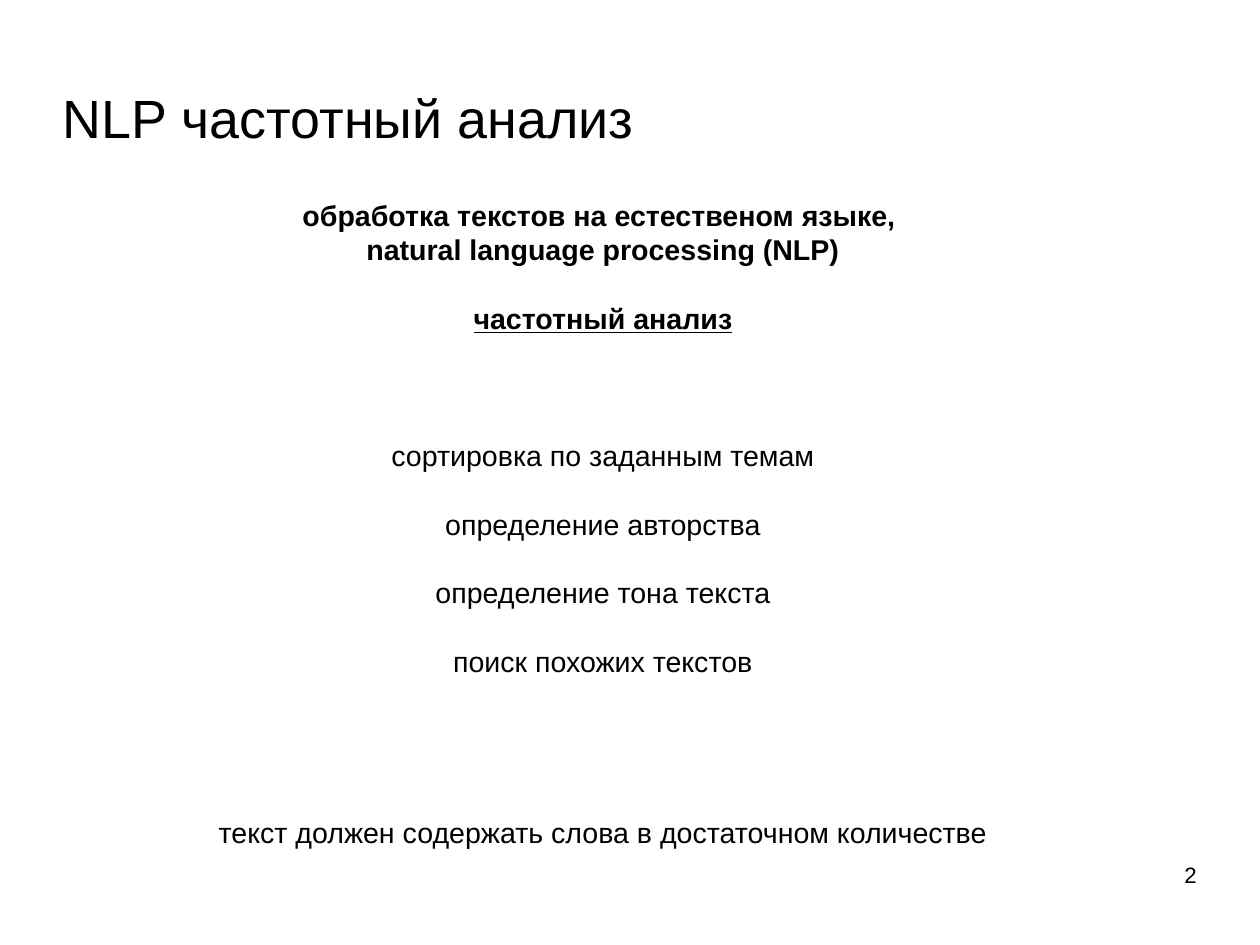
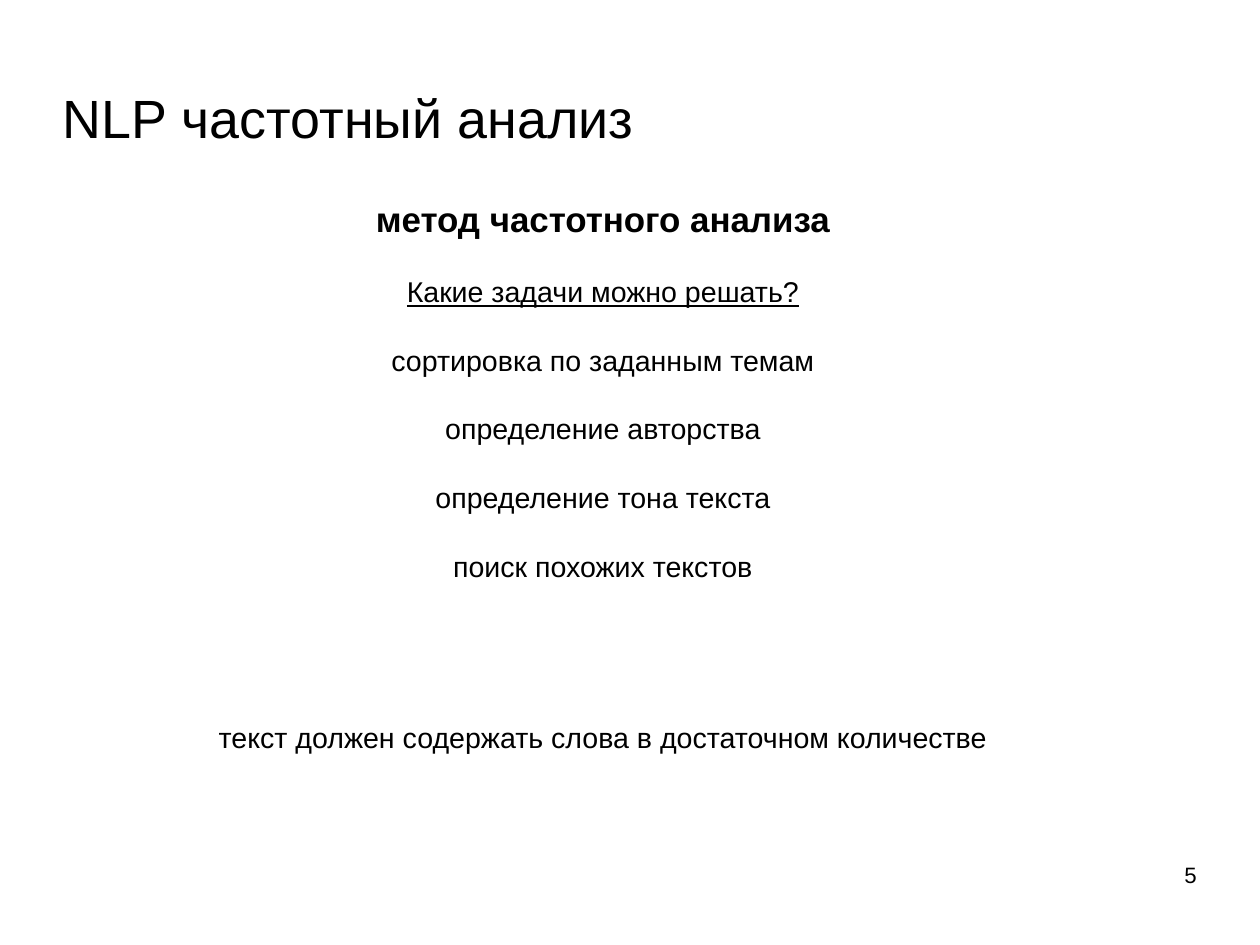
Before and after one commit to mechanoid5/ml_lectorium_legacy, a slide deck: slide 5 of 25-text-tfidf.odp (slide 2 before the commit). Drawn at 1260x945 pixels with LibreOffice and Linux fonts; fonts in the diff are those of the drawing; background and template pictures are left out. Boxes give left, top, right and bottom in pixels: in the first picture for what was removed or moved away, otherwise in the second. Text is boxed around its words. In the diff, an @@ line names an element or a change of style, - is before the commit and + after.

```diff
--- a/25-text-tfidf.odp
+++ b/25-text-tfidf.odp
@@ text at bbox=[376, 213, 830, 308]: text changed; bold off @@
-обработка текстов на естественом языке,
-natural language processing (NLP)
-частотный анализ
+метод частотного анализа
+Какие задачи можно решать?
@@ page number at bbox=[1184, 867, 1196, 884]: text changed @@
-2
+5
```
Also in this commit, not shown: 3 other slides changed, 7 slides added, 1 slide removed, 1 other file.
